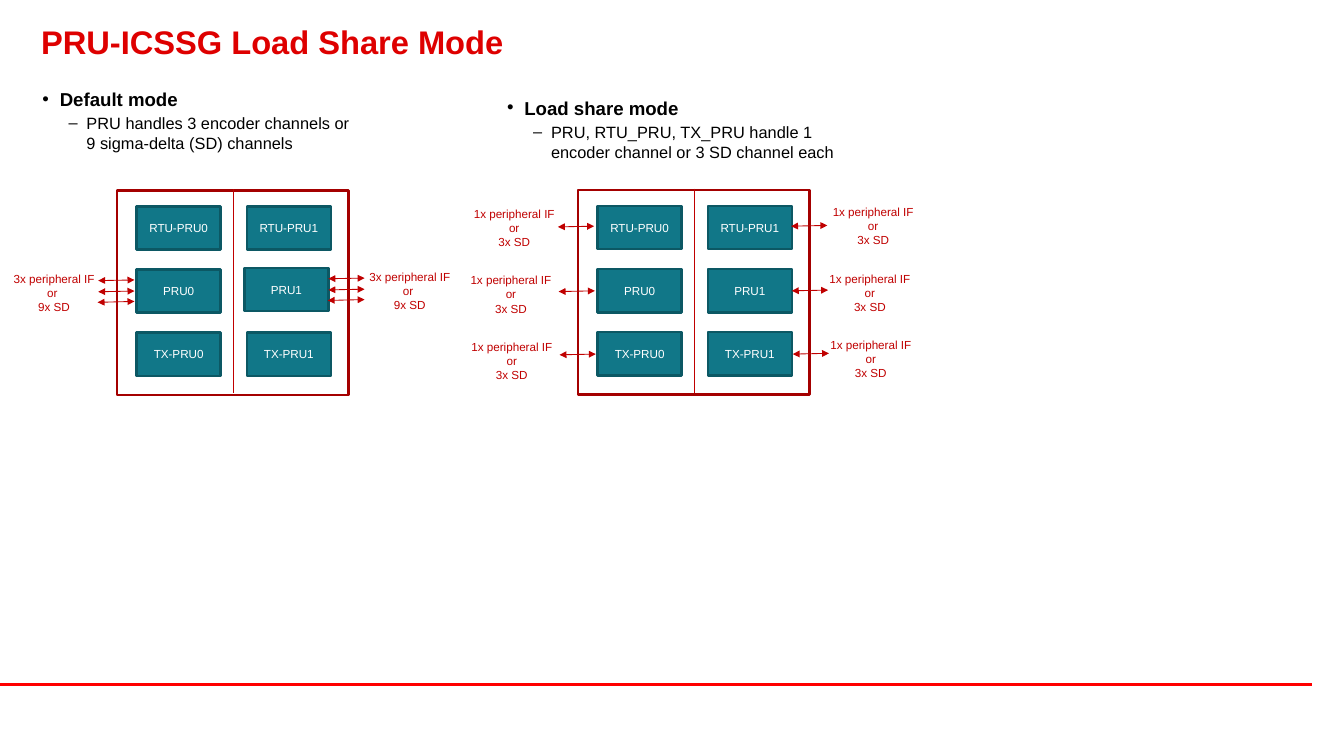
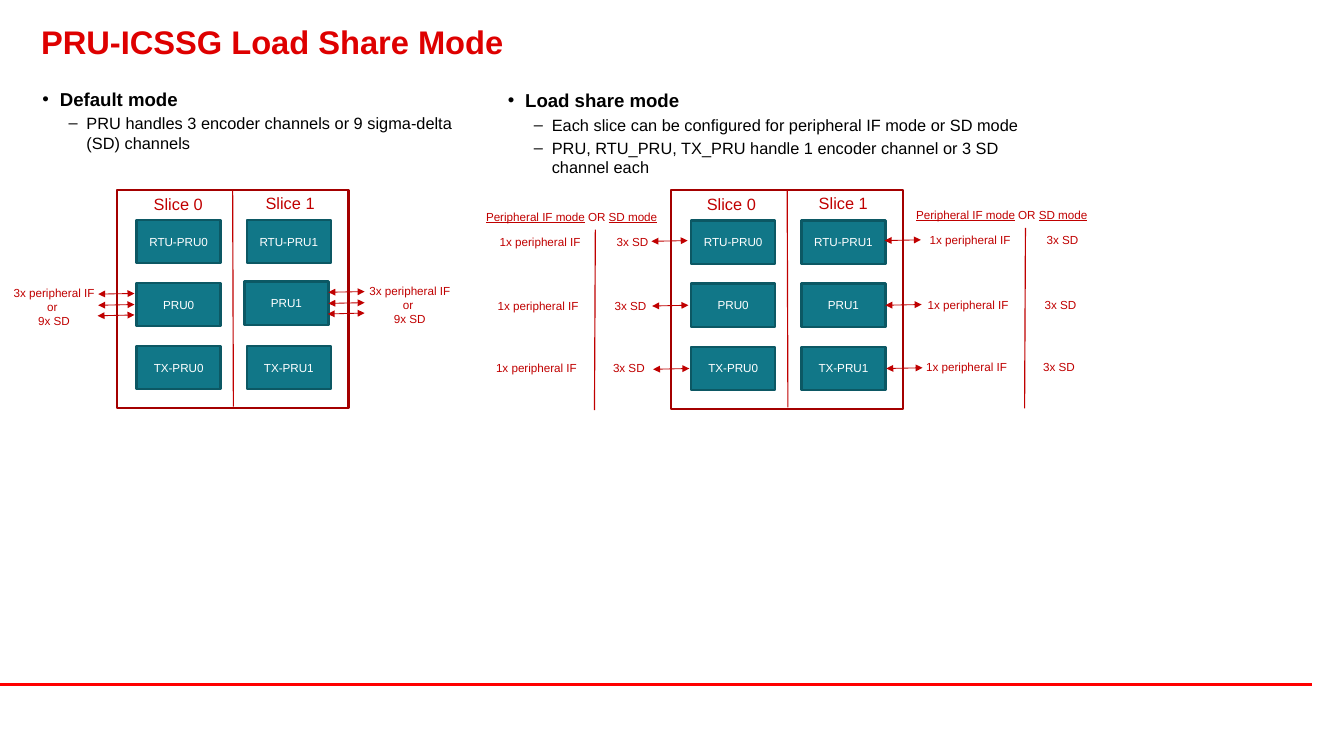
Before and after one commit to TexasInstruments/motor-control-sdk, a slide deck: slide 5 of docs_src/docs/api_guide/images/images.pptx. Drawn at 1344x756 pixels with LibreOffice and Linux fonts; fonts in the diff are those of the drawing; background and template pictures are left out. Boxes give left, top, right and bottom in pixels: in the first picture for what was removed or moved away, otherwise in the second. Text is boxed around its words. In the diff, an @@ line names an element or a change of style, - is before the commit and + after.

Commit message:
allsoc: docs: Update developer guides
- Add more details on Peripheral IF and SD signals
- Add resource allocation table
- Update images
- Add links in module page for IO mode details

Fixes: PINDSW-9441

```diff
--- a/docs_src/docs/api_guide/images/images.pptx
+++ b/docs_src/docs/api_guide/images/images.pptx
@@ text "Default mode" rewrapped from (60, 92, 350, 152) to (60, 92, 452, 152) @@
@@ text "Load share mode": place and size @@
-text "Load share mode" at (524, 101, 833, 158)
+text "Load share mode" at (525, 93, 1018, 157)
@@ text at (552, 119, 1018, 135): paragraph added @@
+  – Each slice can be configured for peripheral IF mode or SD mode
@@ rectangle: place and size @@
-rectangle at (117, 191, 349, 395)
+rectangle at (117, 190, 349, 408)
@@ text added at (154, 198, 203, 210), 14 pt, text #C00000 @@
+Slice 0
@@ line moved from (234, 189) - (234, 393) to (233, 190) - (234, 407) @@
@@ text added at (266, 197, 315, 209), 14 pt, text #C00000 @@
+Slice 1
@@ rectangle: place and size @@
-rectangle at (578, 190, 810, 394)
+rectangle at (671, 190, 903, 408)
@@ line moved from (695, 189) - (695, 393) to (787, 190) - (788, 407) @@
@@ text "1x peripheral IF": place and size @@
-text "1x peripheral IF" at (474, 209, 554, 246)
+text "1x peripheral IF" at (500, 237, 580, 249)
@@ text at (498, 225, 530, 246): paragraph removed @@
-or
-3x SD
@@ text at (857, 223, 889, 244): paragraph removed @@
-or
-3x SD
@@ text "1x peripheral IF": place and size @@
-text "1x peripheral IF" at (833, 207, 913, 244)
+text "1x peripheral IF" at (930, 235, 1010, 247)
@@ text "1x peripheral IF": place and size @@
-text "1x peripheral IF" at (471, 275, 551, 313)
+text "1x peripheral IF" at (498, 301, 578, 313)
@@ text at (495, 291, 527, 313): paragraph removed @@
-or
-3x SD
@@ text at (854, 290, 886, 311): paragraph removed @@
-or
-3x SD
@@ text "1x peripheral IF": place and size @@
-text "1x peripheral IF" at (829, 274, 910, 311)
+text "1x peripheral IF" at (928, 300, 1008, 312)
@@ 6 rectangles, 6 double arrows, 2 texts: place and size @@
-6 rectangles, 6 double arrows, 2 texts at (14, 207, 450, 375)
+6 rectangles, 6 double arrows, 2 texts at (14, 220, 450, 389)
@@ text "1x peripheral IF": place and size @@
-text "1x peripheral IF" at (471, 342, 552, 379)
+text "1x peripheral IF" at (496, 363, 576, 375)
@@ text at (496, 358, 527, 379): paragraph removed @@
-or
-3x SD
@@ text at (855, 356, 886, 377): paragraph removed @@
-or
-3x SD
@@ text "1x peripheral IF": place and size @@
-text "1x peripheral IF" at (830, 340, 911, 377)
+text "1x peripheral IF" at (926, 362, 1007, 374)
@@ group added at (486, 197, 1087, 410): 10 texts, 2 lines @@
+Slice 0
+Slice 1
+Peripheral IF mode OR SD mode
+3x SD
+3x SD
+3x SD
+Peripheral IF mode OR SD mode
+3x SD
+3x SD
+3x SD
@@ 6 rectangles, 6 double arrows: place and size @@
-6 rectangles, 6 double arrows at (558, 206, 829, 375)
+6 rectangles, 6 double arrows at (652, 221, 922, 390)
```
Also in this commit, not shown: 1 other slide changed, 1 slide removed, 11 other files.
